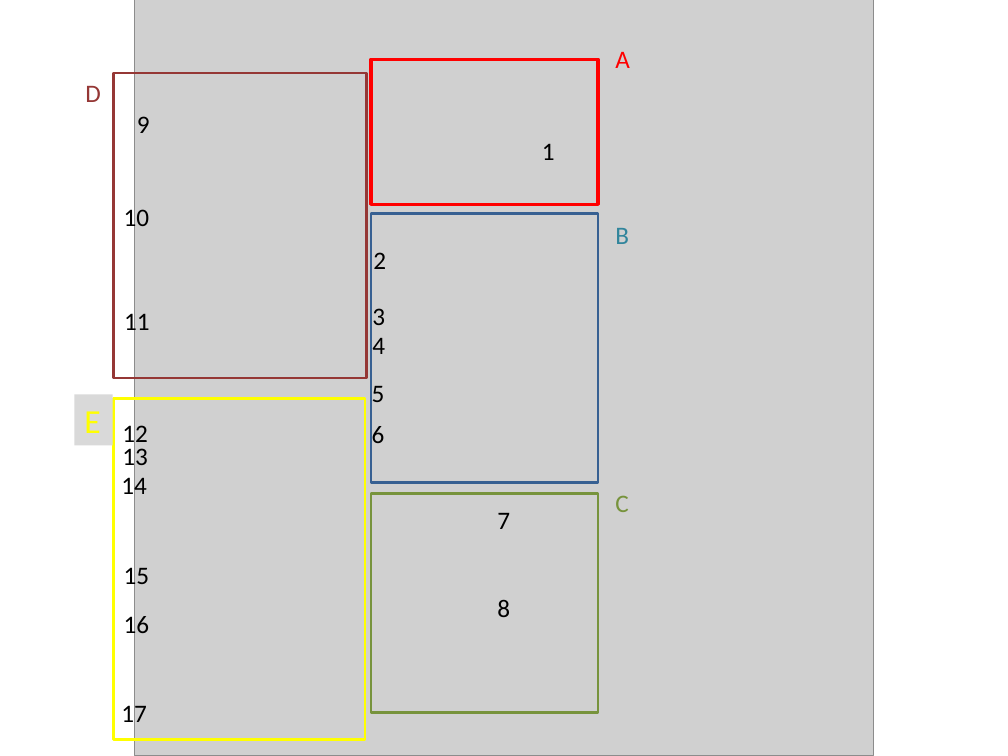
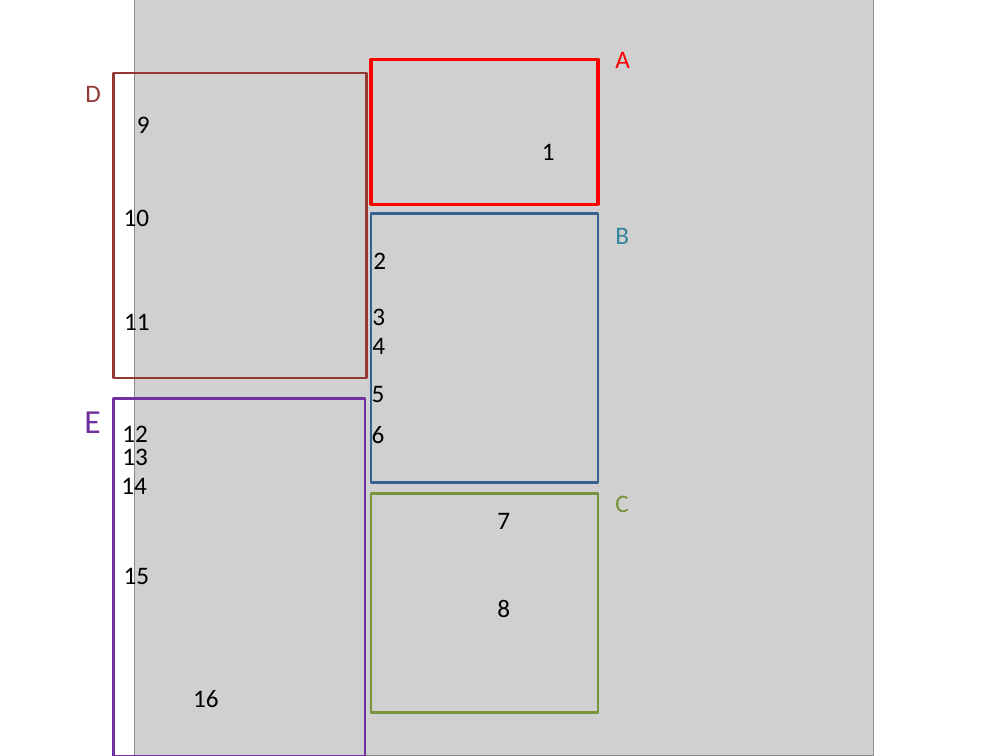
Before and after one commit to DePrettoM/EEGpal, a slide deck: slide 16 of Manuels/picture_EEGpal_manuals.pptx. Drawn at 1008x756 pixels with LibreOffice and Linux fonts; fonts in the diff are those of the drawing; grey boxes stand for pictures. Boxes give left, top, right and bottom in pixels: in the first picture for what was removed or moved away, otherwise in the second. Text is boxed around its words. In the diff, an @@ line names an element or a change of style, - is before the commit and + after.

```diff
--- a/Manuels/picture_EEGpal_manuals.pptx
+++ b/Manuels/picture_EEGpal_manuals.pptx
@@ text "E": place and size @@
-text "E" at (75,394,113,445)
+text "E" at (84,411,100,433)
@@ text "E" at (84,411,100,433): text colour #FFFF00 to #7030A0; fill #D9D9D9 to none @@
@@ rectangle: place and size @@
-rectangle at (114,398,365,739)
+rectangle at (114,398,365,756)
@@ rectangle at (114,398,365,756): outline #FFFF00 2 pt to #7030A0 2 pt @@
@@ text "16" rewrapped from (124,612,150,639) to (193,690,219,707) @@
@@ text removed at (121,702,147,729) @@
-17
```
Also in this commit, not shown: 9 other slides changed, 24 other files.
